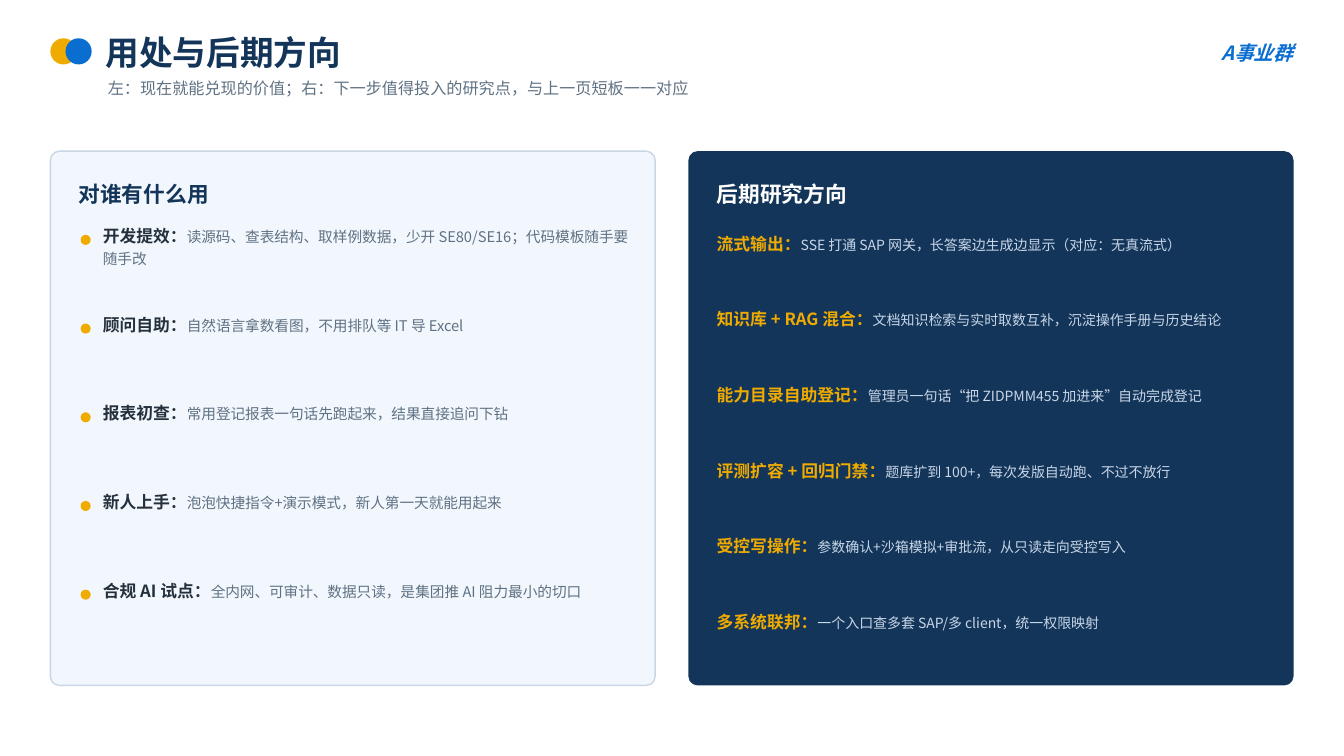
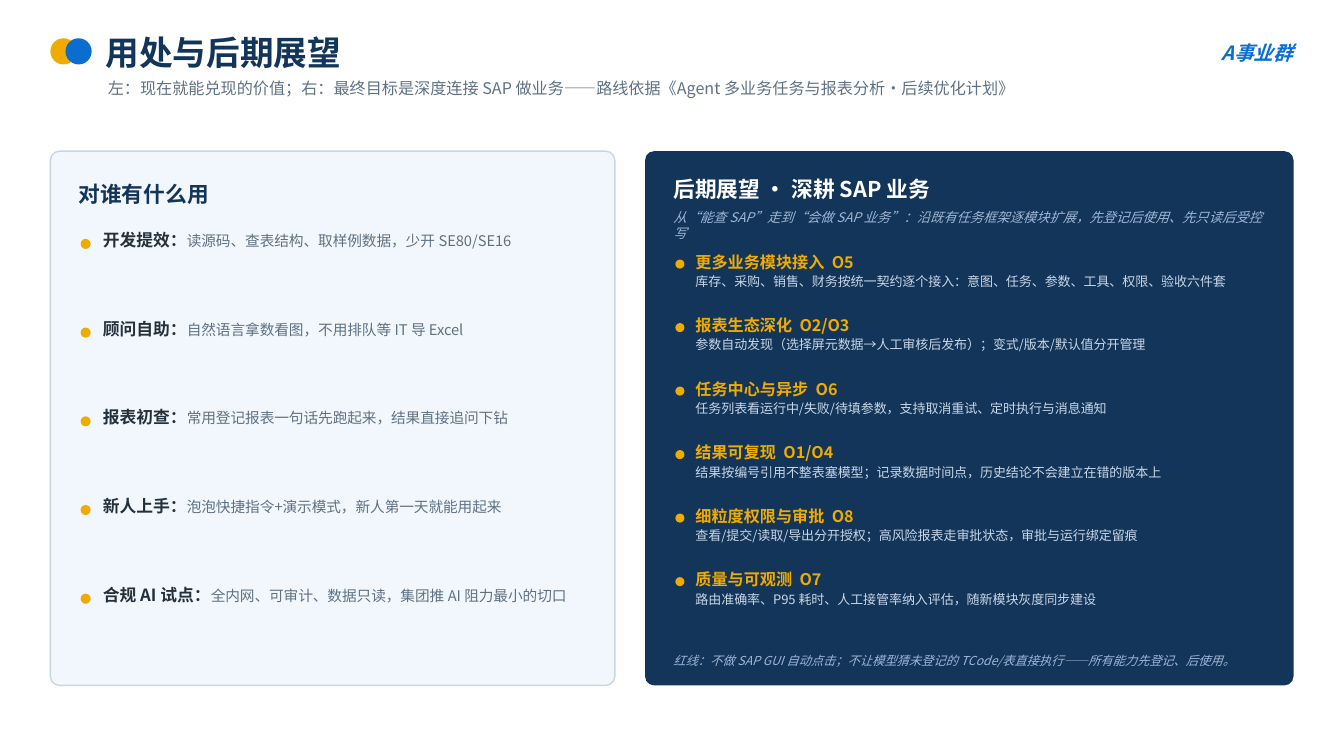
Before and after one commit to ts1424112013/sap-chat, a slide deck: slide 7 of 发布文档/SAP-AI对话助手-项目介绍-V2.0.pptx. Drawn at 1344x756 pixels with LibreOffice and Linux fonts; fonts in the diff are those of the drawing. Boxes give left, top, right and bottom in pixels: in the first picture for what was removed or moved away, otherwise in the second. Text is boxed around its words. In the diff, an @@ line names an element or a change of style, - is before the commit and + after.

Commit message:
docs: 项目介绍 PPT 后期展望重写为 SAP 业务深耕路线
依据《Agent多业务任务与报表分析·后续优化计划》(O1-O10) 重写第 7 页右侧：
O5 更多业务模块（库存/采购/销售/财务，六件套契约）、O2/O3 报表参数自动发现与变式管理、
O6 任务中心与异步、O1/O4 结果可复现、O8 细粒度权限审批、O7 质量可观测；
加底部红线（不做 GUI 自动点击、先登记后使用）；结尾三步走同步对齐业务路线

```diff
--- a/发布文档/SAP-AI对话助手-项目介绍-V2.0.pptx
+++ b/发布文档/SAP-AI对话助手-项目介绍-V2.0.pptx
@@ text at box(106, 36, 341, 68): text changed @@
-用处与后期方向
+用处与后期展望
@@ text at box(108, 80, 1014, 98): text changed @@
-左：现在就能兑现的价值；右：下一步值得投入的研究点，与上一页短板一一对应
+左：现在就能兑现的价值；右：最终目标是深度连接 SAP 做业务——路线依据《Agent 多业务任务与报表分析·后续优化计划》
@@ rounded rectangle: place and size @@
-rounded rectangle at box(50, 151, 655, 686)
+rounded rectangle at box(50, 151, 615, 686)
@@ rounded rectangle: place and size @@
-rounded rectangle at box(689, 151, 1294, 686)
+rounded rectangle at box(645, 151, 1294, 686)
@@ text at box(673, 175, 930, 202): text changed @@
-后期研究方向
+后期展望 · 深耕 SAP 业务
@@ text at box(103, 231, 512, 249): text changed @@
-开发提效：读源码、查表结构、取样例数据，少开 SE80/SE16；代码模板随手要随手改
+开发提效：读源码、查表结构、取样例数据，少开 SE80/SE16
@@ text at box(673, 211, 1262, 239): text changed; size 10 to 9.5 pt; text colour #C8D6E8 to #9FB6D4; italic on @@
-流式输出：SSE 打通 SAP 网关，长答案边生成边显示（对应：无真流式）
+从“能查 SAP”走到“会做 SAP 业务”：沿既有任务框架逐模块扩展，先登记后使用、先只读后受控写
@@ ellipse added at box(676, 260, 685, 269), fill #F0AB00 @@
@@ text at box(695, 254, 1225, 287): text changed; size 10 to 9.3 pt @@
-能力目录自助登记：管理员一句话“把 ZIDPMM455 加进来”自动完成登记
+更多业务模块接入 O5
+库存、采购、销售、财务按统一契约逐个接入：意图、任务、参数、工具、权限、验收六件套
@@ 5 ellipses: place and size @@
-5 ellipses at box(81, 235, 91, 600)
+5 ellipses at box(81, 239, 91, 604)
@@ text "顾问自助：自然语言拿数看图，不用排队等 IT 导 Excel": place and size @@
-text "顾问自助：自然语言拿数看图，不用排队等 IT 导 Excel" at box(103, 316, 463, 333)
+text "顾问自助：自然语言拿数看图，不用排队等 IT 导 Excel" at box(103, 320, 463, 337)
@@ ellipse added at box(676, 324, 685, 333), fill #F0AB00 @@
@@ text at box(695, 317, 1145, 352): text changed; size 10 to 9.3 pt @@
-受控写操作：参数确认+沙箱模拟+审批流，从只读走向受控写入
+报表生态深化 O2/O3
+参数自动发现（选择屏元数据→人工审核后发布）；变式/版本/默认值分开管理
@@ text removed at box(717, 311, 1222, 327) @@
-知识库 + RAG 混合：文档知识检索与实时取数互补，沉淀操作手册与历史结论
@@ ellipse added at box(676, 386, 685, 395), fill #F0AB00 @@
@@ text added at box(695, 381, 1106, 416), 9.3 pt, text #C8D6E8 @@
+任务中心与异步 O6
+任务列表看运行中/失败/待填参数，支持取消重试、定时执行与消息通知
@@ text "报表初查：常用登记报表一句话先跑起来，结果直接追问下钻": place and size @@
-text "报表初查：常用登记报表一句话先跑起来，结果直接追问下钻" at box(103, 404, 509, 421)
+text "报表初查：常用登记报表一句话先跑起来，结果直接追问下钻" at box(103, 408, 508, 425)
@@ text added at box(695, 444, 1161, 479), 9.3 pt, text #C8D6E8 @@
+结果可复现 O1/O4
+结果按编号引用不整表塞模型；记录数据时间点，历史结论不会建立在错的版本上
@@ ellipse added at box(676, 450, 685, 459), fill #F0AB00 @@
@@ text removed at box(717, 462, 1170, 479) @@
-评测扩容 + 回归门禁：题库扩到 100+，每次发版自动跑、不过不放行
@@ text "新人上手：泡泡快捷指令+演示模式，新人第一天就能用起来": place and size @@
-text "新人上手：泡泡快捷指令+演示模式，新人第一天就能用起来" at box(103, 493, 502, 510)
+text "新人上手：泡泡快捷指令+演示模式，新人第一天就能用起来" at box(103, 497, 502, 514)
@@ text added at box(695, 508, 1137, 542), 9.3 pt, text #C8D6E8 @@
+细粒度权限与审批 O8
+查看/提交/读取/导出分开授权；高风险报表走审批状态，审批与运行绑定留痕
@@ ellipse added at box(676, 513, 685, 522), fill #F0AB00 @@
@@ text at box(103, 586, 566, 603): text changed @@
-合规 AI 试点：全内网、可审计、数据只读，是集团推 AI 阻力最小的切口
+合规 AI 试点：全内网、可审计、数据只读，集团推 AI 阻力最小的切口
@@ ellipse added at box(676, 577, 685, 586), fill #F0AB00 @@
@@ text added at box(695, 571, 1097, 605), 9.3 pt, text #C8D6E8 @@
+质量与可观测 O7
+路由准确率、P95 耗时、人工接管率纳入评估，随新模块灰度同步建设
@@ text removed at box(717, 613, 1099, 631) @@
-多系统联邦：一个入口查多套 SAP/多 client，统一权限映射
@@ text added at box(673, 654, 1235, 667), 8.8 pt, text #9FB6D4, italic @@
+红线：不做 SAP GUI 自动点击；不让模型猜未登记的 TCode/表直接执行——所有能力先登记、后使用。
```
Also in this commit, not shown: 1 other slide changed.
